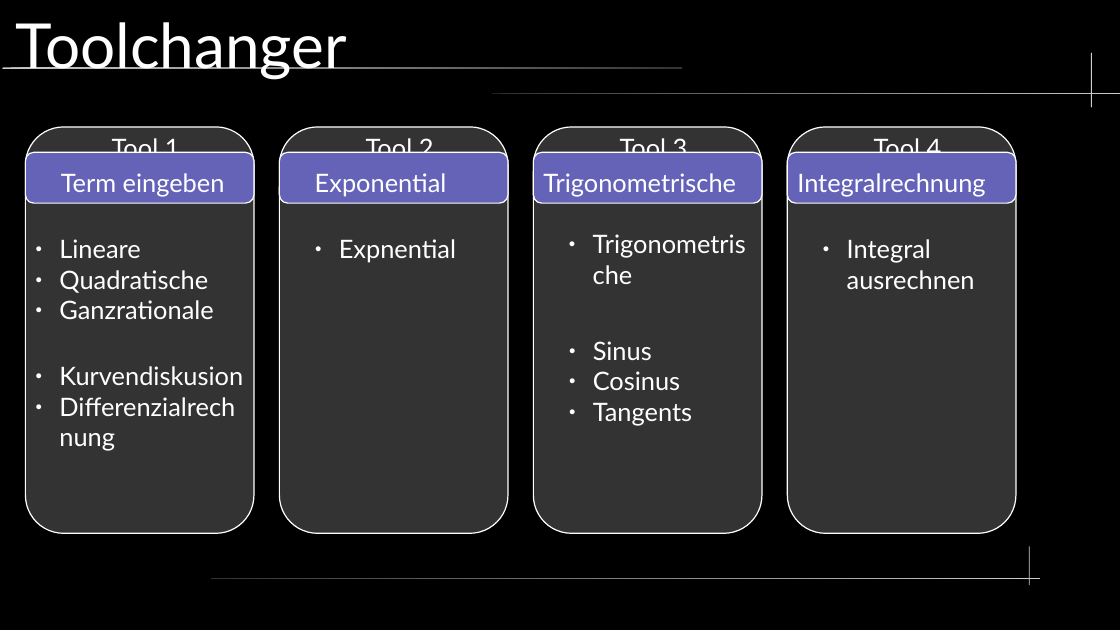
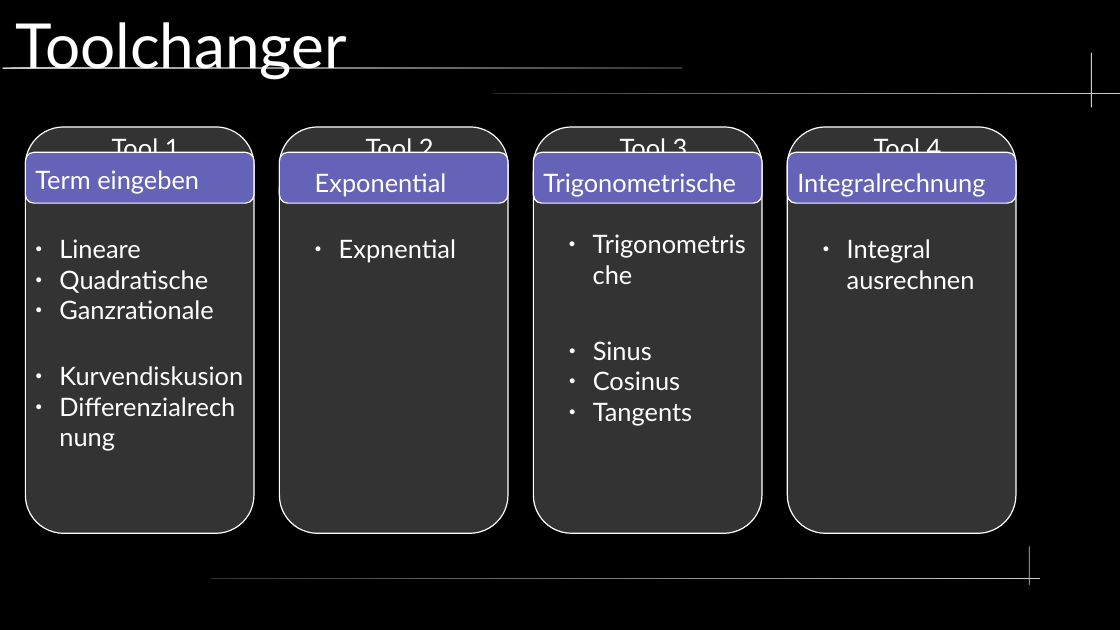
Before and after one commit to hyperbel/MatheProjekt22_23, a slide deck: slide 5 of Doc/Präsentation.odp. Drawn at 1120x630 pixels with LibreOffice and Linux fonts; fonts in the diff are those of the drawing. Boxes give left, top, right and bottom in pixels: in the first picture for what was removed or moved away, otherwise in the second. Text is boxed around its words. In the diff, an @@ line names an element or a change of style, - is before the commit and + after.

```diff
--- a/Doc/Präsentation.odp
+++ b/Doc/Präsentation.odp
@@ text "Term eingeben": place and size @@
-text "Term eingeben" at [61,173,225,197]
+text "Term eingeben" at [35,170,199,194]
```
Also in this commit, not shown: 7 other slides changed, 1 other file.
